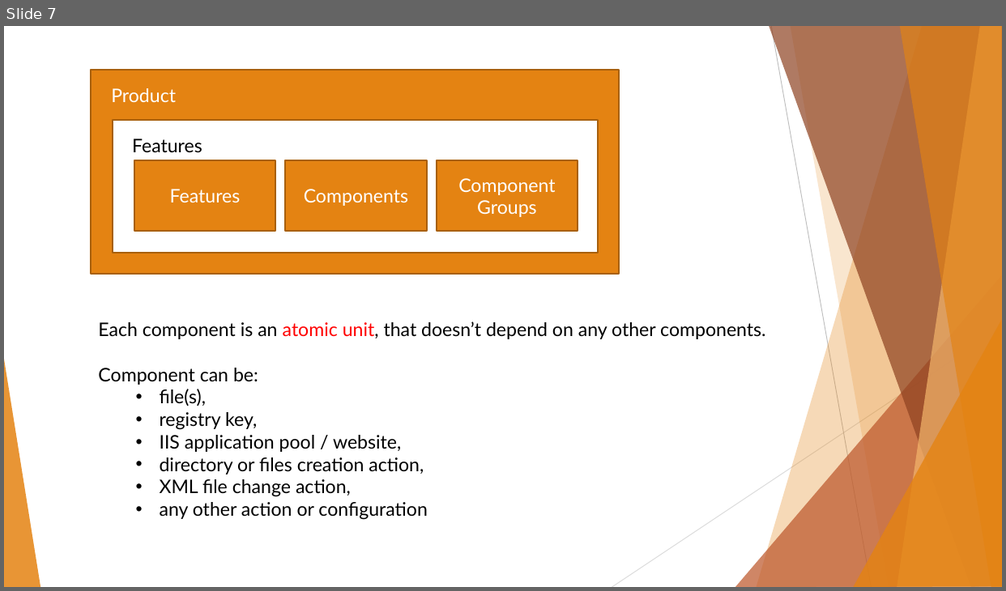
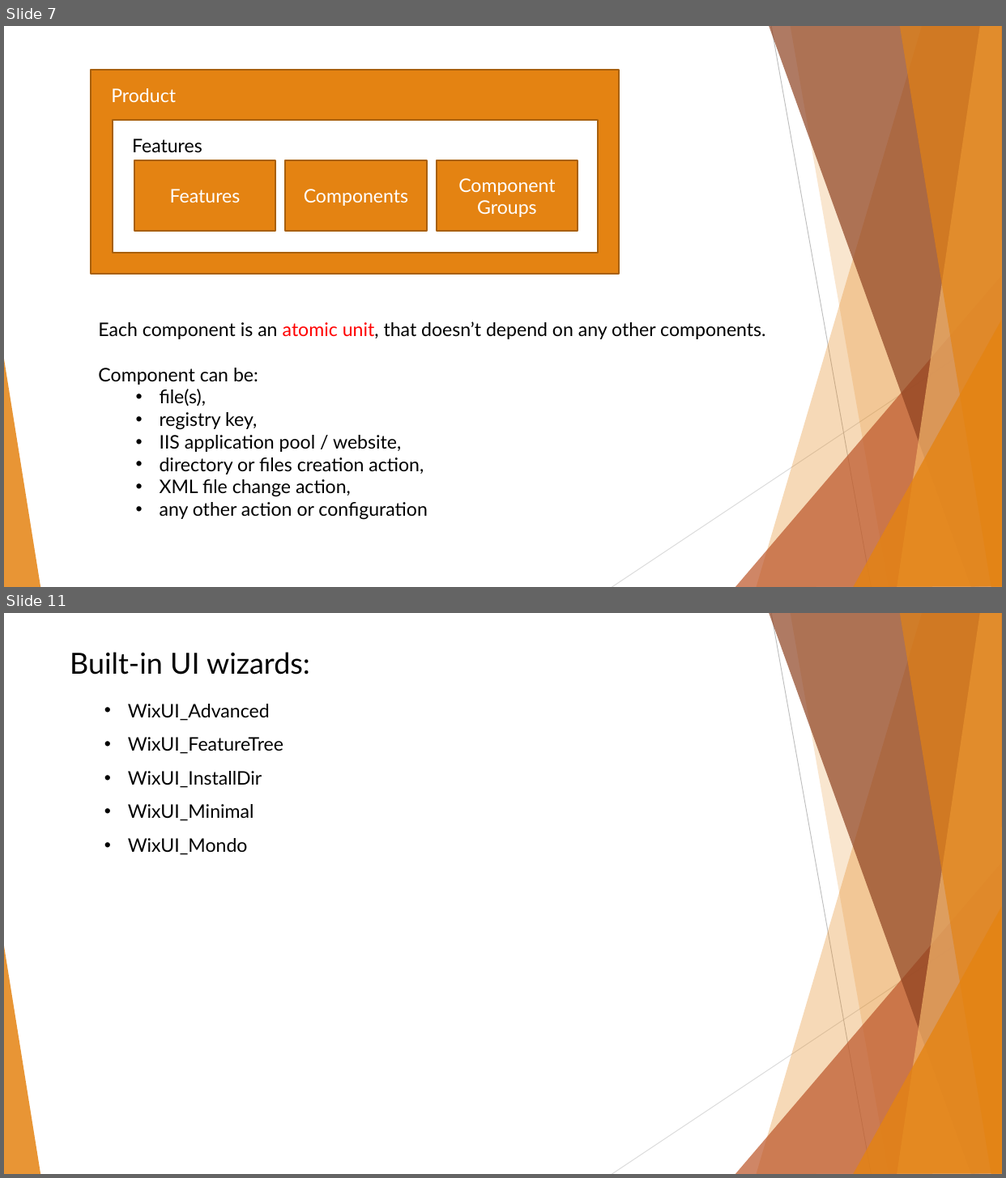
Before and after one commit to BinaryStudioAcademy/WixGettingStartedCourse, a slide deck: Part 1/WiX Part 1.pptx. Shown one above the other, each under a label of ours: slide 7 before the commit, slides 7 and 11 after it; the slides between them are not shown. The pictures are 1006x591 and 1006x1178 pixels, drawn with LibreOffice and Linux fonts; fonts in the diff are those of the drawing. Boxes give left, top, right and bottom in pixels: in the first picture for what was removed or moved away, otherwise in the second. Text is boxed around its words. In the diff, an @@ line names an element or a change of style, - is before the commit and + after.

Commit message:
Simplified Install. Improved presentation.

```diff
--- a/Part 1/WiX Part 1.pptx
+++ b/Part 1/WiX Part 1.pptx
@@ slide 11 added at [4,613,1002,1174], background #FFFFFF; not listed: 10 template elements that a slide beside it also shows @@
@@ text added at [70,652,310,675], 28 pt, text #000000 @@
+Built-in UI wizards:
@@ text added at [128,704,283,855], 18 pt, text #000000 @@
+• WixUI_Advanced
+• WixUI_FeatureTree
+• WixUI_InstallDir
+• WixUI_Minimal
+• WixUI_Mondo
```
Also in this commit, not shown: 4 slides changed, 2 other slides added, 5 other files.
